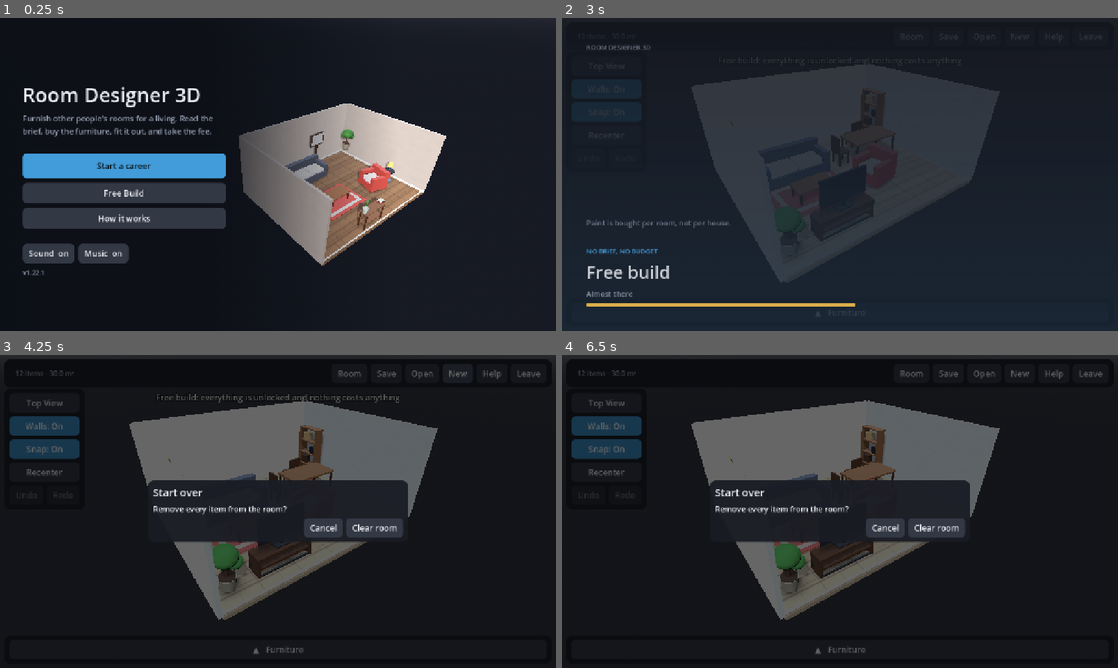
Above: before the commit, frames 1-4 (two rows, left to right).
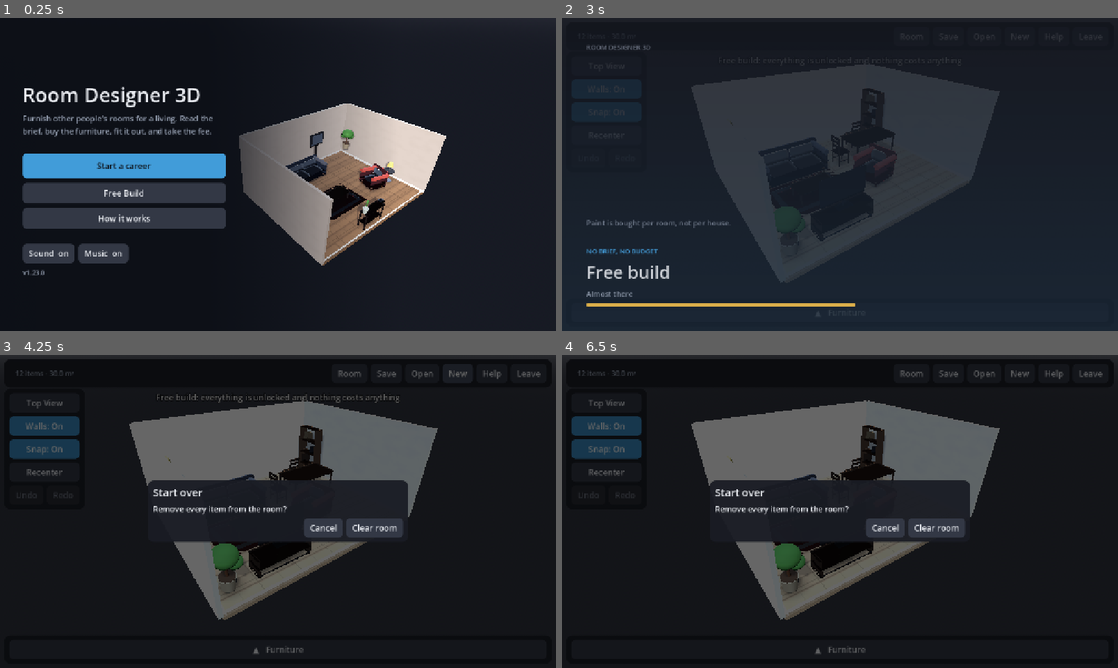
Above: after the commit, the same moments.

Repository: trakyalilter/three_d_design
Game: Godot game, scene res://scenes/main.tscn
The game is run twice, just before and just after one commit, with the same random seed, the same clock (stepped at 60 frames per second) and the same inputs.
Inputs:
- Up to frame 1 (0.25 s): no input
- Up to frame 2 (3 s): click "Start a career" at 0.5 s; click "Stock" at 1.25 s; click "City" at 2 s; click "Free Build" at 2.75 s
- Up to frame 3 (4.25 s): click "New" at 3.5 s
- Up to frame 4 (6.5 s): click "New" at 4.25 s; click "Room" at 5 s; click "Open" at 5.75 s

The runs differ from the first frame. In frame 1, 1.4% of the frame differs, in the area x 6-71%, y 35-83%; in frame 2, 1.6%, in the area x 36-60%, y 22-72%; in frame 3, 1.6%; in frame 4, 1.6%.

Commit message:
Take the hard edges off every piece in the catalogue
Everything in the game was a plain box, and a room of plain boxes reads as
a room of crates. The reason is lighting rather than detail: a hard
ninety-degree edge puts two faces at right angles with nothing between
them, so no edge in the room ever catches a highlight and every piece
comes out flat.

scripts/world/prim.gd builds the shapes now, and offers three things on
top of a box:

- bevel, a couple of millimetres off each edge — the chamfer a real piece
  of furniture has anyway, and a lit rim for it. Every one of the 167
  pieces gets this without a line of catalogue changing.
- soft, which rounds the edge much further and shades it as a curve
  instead of a facet. That is the difference between a cushion and a
  block.
- taper, which narrows a part towards the floor, and is most of what
  makes a leg read as a leg.

The chamfer is cut inside the box and a taper only ever narrows it, so
every piece measures exactly what it measured before and nothing that
places, stacks, prices or picks furniture had to change.

Then the shared builders, which between them are most of what stands in a
finished room:

- a sofa is one body rather than a stack of slabs, with rolled arms, back
  cushions over the seat cushions, and turned feet. Loveseat and armchair
  are the same model at two other widths.
- a bed has a panelled headboard between two posts, a duvet folded back
  off the pillows, and the mattress down inside the rails.
- a table has apron rails under the top and legs that narrow to the floor.
- a chair has a slatted back between two uprights and stretchers between
  its legs, in place of a seat slab and a back slab.

Two things found on the way:

- MeshBuilder welds a piece's parts together with append_from, and mixing
  an indexed source with a plain one there loses whichever went in first.
  Prim indexes what it builds, like every mesh Godot builds itself.
- a rotated part was measured as a cube of its longest axis, which made a
  tilted shelf half a metre wider than it is. It is measured turned now.

About 400 triangles a piece: a furnished room comes to sixteen thousand.

Co-Authored-By: Claude Opus 5 <noreply@anthropic.com>
Claude-Session: https://claude.ai/code/session_01YMH97cUf6dq31iG21oXLDc

Diff:
--- a/project.godot
+++ b/project.godot
@@ -11,7 +11,7 @@
 [application]
 
 config/name="Room Designer 3D"
-config/version="1.22.1"
+config/version="1.23.0"
 run/main_scene="res://scenes/main.tscn"
 config/quit_on_go_back=false
 config/features=PackedStringArray("4.5", "Mobile")
--- a/scripts/data/catalog.gd
+++ b/scripts/data/catalog.gd
@@ -376,14 +376,7 @@
 		"id": "chair", "name": "Chair", "category": "Dining",
 		"price": 90, "level": 1,
 		"tint": Color(0.33, 0.21, 0.13),
-		"parts": [
-			{"shape": "box", "size": Vector3(0.44, 0.05, 0.44), "pos": Vector3(0, 0.44, 0), "mat": "tint"},
-			{"shape": "box", "size": Vector3(0.44, 0.52, 0.05), "pos": Vector3(0, 0.72, -0.195), "mat": "tint"},
-			{"shape": "box", "size": Vector3(0.05, 0.44, 0.05), "pos": Vector3(-0.18, 0.22, -0.17), "mat": "wood_dark"},
-			{"shape": "box", "size": Vector3(0.05, 0.44, 0.05), "pos": Vector3(0.18, 0.22, -0.17), "mat": "wood_dark"},
-			{"shape": "box", "size": Vector3(0.05, 0.44, 0.05), "pos": Vector3(-0.18, 0.22, 0.17), "mat": "wood_dark"},
-			{"shape": "box", "size": Vector3(0.05, 0.44, 0.05), "pos": Vector3(0.18, 0.22, 0.17), "mat": "wood_dark"},
-		],
+		"parts": _chair(),
 	})
 	_add({
 		"id": "bar_stool", "name": "Bar Stool", "category": "Dining",
@@ -1062,80 +1055,180 @@
 
 # ------------------------------------------------------------------ helpers
 
+## Sofa, loveseat and armchair are the same piece at three widths, so this is
+## the model most often standing in a finished room. Everything upholstered is
+## marked soft, which rounds it and shades it as fabric rather than as board.
 func _sofa(width: float, depth: float) -> Array:
 	var half := width * 0.5
-	var arm := 0.17
+	var arm := 0.18
 	var seat_w: float = width - arm * 2.0
+	var half_d := depth * 0.5
 	var parts: Array = [
-		{"shape": "box", "size": Vector3(width, 0.32, depth), "pos": Vector3(0, 0.22, 0), "mat": "tint"},
-		{"shape": "box", "size": Vector3(width, 0.58, 0.22), "pos": Vector3(0, 0.62, -depth * 0.5 + 0.11), "mat": "tint"},
-		{"shape": "box", "size": Vector3(arm, 0.34, depth), "pos": Vector3(-half + arm * 0.5, 0.55, 0), "mat": "tint"},
-		{"shape": "box", "size": Vector3(arm, 0.34, depth), "pos": Vector3(half - arm * 0.5, 0.55, 0), "mat": "tint"},
+		# One body, not a stack of slabs: the base, the arms and the back all
+		# run into each other, which is what makes the thing read as upholstery
+		# rather than as a crate with a cushion in it.
+		{"shape": "box", "size": Vector3(width - 0.04, 0.24, depth - 0.03),
+			"pos": Vector3(0, 0.24, 0), "mat": "tint", "soft": true, "bevel": 0.045},
+		# The back, leaning away from the seat the way a back does.
+		{"shape": "box", "size": Vector3(width, 0.56, 0.18),
+			"pos": Vector3(0, 0.64, -half_d + 0.12), "rot": Vector3(-7, 0, 0),
+			"mat": "tint", "soft": true, "bevel": 0.055},
 	]
-	# Seat cushions: one per ~0.7 m of usable width.
+	# Rolled arms: a soft block that runs down into the base, with a bolster
+	# along the top of it.
+	for sx in [-1.0, 1.0]:
+		parts.append({"shape": "box", "size": Vector3(arm, 0.42, depth - 0.05),
+			"pos": Vector3(sx * (half - arm * 0.5), 0.50, 0),
+			"mat": "tint", "soft": true, "bevel": 0.055})
+		parts.append({"shape": "cyl", "size": Vector3(arm * 0.5, depth - 0.05, arm * 0.5),
+			"pos": Vector3(sx * (half - arm * 0.5), 0.71, 0),
+			"rot": Vector3(90, 0, 0), "mat": "tint"})
+
+	# Seat cushions: one per ~0.7 m of usable width, with a back cushion over
+	# each of them.
 	var cushions: int = maxi(1, int(round(seat_w / 0.72)))
 	var cw: float = (seat_w - 0.04 * (cushions + 1)) / float(cushions)
 	for i in cushions:
 		var cx: float = -seat_w * 0.5 + 0.04 * (i + 1) + cw * (i + 0.5)
 		parts.append({
-			"shape": "box",
-			"size": Vector3(cw, 0.16, depth - 0.26),
-			"pos": Vector3(cx, 0.46, 0.06),
-			"mat": "white",
+			"shape": "box", "size": Vector3(cw, 0.16, depth - 0.24),
+			"pos": Vector3(cx, 0.44, 0.05), "mat": "white",
+			"soft": true, "bevel": 0.07,
 		})
+		parts.append({
+			"shape": "box", "size": Vector3(cw, 0.33, 0.15),
+			"pos": Vector3(cx, 0.69, -half_d + 0.26), "rot": Vector3(-9, 0, 0),
+			"mat": "white", "soft": true, "bevel": 0.065,
+		})
+	# Turned feet, narrowing towards the floor. They run up into the plinth
+	# rather than meeting it face to face, which would flicker.
 	for sx in [-1.0, 1.0]:
 		for sz in [-1.0, 1.0]:
 			parts.append({
 				"shape": "cyl",
-				"size": Vector3(0.03, 0.06, 0.03),
-				"pos": Vector3(sx * (half - 0.12), 0.03, sz * (depth * 0.5 - 0.12)),
+				"size": Vector3(0.036, 0.14, 0.022),
+				"pos": Vector3(sx * (half - 0.14), 0.07, sz * (half_d - 0.14)),
 				"mat": "wood_dark",
 			})
 	return parts
 
 
+## The mattress and everything on it is soft; the frame around it is not. The
+## headboard is panelled rather than a single slab, which is most of what makes
+## a bed look made rather than assembled.
 func _bed(width: float, length: float) -> Array:
 	var hw := width * 0.5
 	var hl := length * 0.5
 	var parts: Array = [
-		{"shape": "box", "size": Vector3(width, 0.30, length), "pos": Vector3(0, 0.16, 0), "mat": "wood_dark"},
-		{"shape": "box", "size": Vector3(width - 0.06, 0.24, length - 0.06), "pos": Vector3(0, 0.42, 0), "mat": "white"},
-		{"shape": "box", "size": Vector3(width, 0.78, 0.08), "pos": Vector3(0, 0.60, -hl - 0.04), "mat": "wood_dark"},
-		{"shape": "box", "size": Vector3(width - 0.06, 0.07, length * 0.62), "pos": Vector3(0, 0.56, hl * 0.36), "mat": "tint"},
+		# A rail round the outside with the mattress sitting down inside it.
+		{"shape": "box", "size": Vector3(width, 0.26, length),
+			"pos": Vector3(0, 0.19, 0), "mat": "wood_dark"},
+		{"shape": "box", "size": Vector3(width - 0.10, 0.22, length - 0.10),
+			"pos": Vector3(0, 0.43, 0), "mat": "white", "soft": true, "bevel": 0.05},
+		# The headboard: two uprights and a panel between them.
+		{"shape": "box", "size": Vector3(width, 0.16, 0.09),
+			"pos": Vector3(0, 0.92, -hl - 0.045), "mat": "wood_dark"},
+		{"shape": "box", "size": Vector3(width - 0.14, 0.56, 0.05),
+			"pos": Vector3(0, 0.60, -hl - 0.04), "mat": "tint"},
+		_head_post(hw, hl, -1.0),
+		_head_post(hw, hl, 1.0),
+		# The duvet, folded back off the pillows.
+		{"shape": "box", "size": Vector3(width - 0.04, 0.10, length * 0.60),
+			"pos": Vector3(0, 0.58, hl * 0.38), "mat": "tint", "soft": true, "bevel": 0.045},
+		{"shape": "box", "size": Vector3(width - 0.04, 0.06, 0.16),
+			"pos": Vector3(0, 0.61, hl * 0.38 - length * 0.30), "mat": "white",
+			"soft": true, "bevel": 0.028},
 	]
 	var pillow_w: float = minf(0.62, width * 0.46)
-	if width > 1.2:
-		parts.append({"shape": "box", "size": Vector3(pillow_w, 0.14, 0.34), "pos": Vector3(-width * 0.24, 0.60, -hl + 0.30), "mat": "white"})
-		parts.append({"shape": "box", "size": Vector3(pillow_w, 0.14, 0.34), "pos": Vector3(width * 0.24, 0.60, -hl + 0.30), "mat": "white"})
-	else:
-		parts.append({"shape": "box", "size": Vector3(pillow_w, 0.14, 0.34), "pos": Vector3(0, 0.60, -hl + 0.30), "mat": "white"})
+	var pillows: Array = [-width * 0.24, width * 0.24] if width > 1.2 else [0.0]
+	for px: float in pillows:
+		parts.append({"shape": "box", "size": Vector3(pillow_w, 0.15, 0.36),
+			"pos": Vector3(px, 0.61, -hl + 0.32), "rot": Vector3(-6, 0, 0),
+			"mat": "white", "soft": true, "bevel": 0.07})
 	for sx in [-1.0, 1.0]:
 		for sz in [-1.0, 1.0]:
 			parts.append({
 				"shape": "box",
-				"size": Vector3(0.07, 0.06, 0.07),
+				"size": Vector3(0.08, 0.06, 0.08),
 				"pos": Vector3(sx * (hw - 0.07), 0.03, sz * (hl - 0.07)),
 				"mat": "dark",
+				"taper": Vector2(0.7, 0.7),
 			})
 	return parts
 
 
+## One post of a headboard, standing a little proud of the panel.
+func _head_post(hw: float, hl: float, sx: float) -> Dictionary:
+	return {
+		"shape": "box", "size": Vector3(0.09, 0.72, 0.09),
+		"pos": Vector3(sx * (hw - 0.045), 0.64, -hl - 0.045), "mat": "wood_dark",
+	}
+
+
+## A dining chair. It was a seat slab, a back slab and four posts, which is
+## about as plain as a shape gets: this one has a slatted back between two
+## uprights, stretchers between the legs, and legs that narrow to the floor.
+func _chair() -> Array:
+	var parts: Array = [
+		{"shape": "box", "size": Vector3(0.44, 0.055, 0.44),
+			"pos": Vector3(0, 0.442, 0), "mat": "tint", "bevel": 0.014},
+		# The top rail, and two slats under it with daylight between them.
+		{"shape": "box", "size": Vector3(0.44, 0.075, 0.055),
+			"pos": Vector3(0, 0.945, -0.195), "mat": "tint", "bevel": 0.016},
+		{"shape": "box", "size": Vector3(0.34, 0.085, 0.035),
+			"pos": Vector3(0, 0.815, -0.195), "mat": "tint"},
+		{"shape": "box", "size": Vector3(0.34, 0.085, 0.035),
+			"pos": Vector3(0, 0.665, -0.195), "mat": "tint"},
+	]
+	for sx in [-1.0, 1.0]:
+		# The back legs run on up to become the uprights of the back.
+		parts.append({"shape": "box", "size": Vector3(0.05, 0.985, 0.05),
+			"pos": Vector3(sx * 0.185, 0.492, -0.195), "mat": "wood_dark",
+			"taper": Vector2(0.66, 0.66)})
+		parts.append({"shape": "box", "size": Vector3(0.05, 0.45, 0.05),
+			"pos": Vector3(sx * 0.185, 0.225, 0.17), "mat": "wood_dark",
+			"taper": Vector2(0.66, 0.66)})
+		# A stretcher down each side, low, where a chair really has one.
+		parts.append({"shape": "box", "size": Vector3(0.032, 0.032, 0.33),
+			"pos": Vector3(sx * 0.185, 0.16, -0.012), "mat": "wood_dark"})
+	return parts
+
+
+## A top on four legs, with the apron rails that stop it reading as a slab on
+## sticks. The legs narrow towards the floor, which is what says furniture
+## rather than trestle.
 func _table(width: float, depth: float, height: float, top: float) -> Array:
+	var clear: float = height - top
 	var parts: Array = [
-		{"shape": "box", "size": Vector3(width, top, depth), "pos": Vector3(0, height - top * 0.5, 0), "mat": "tint"},
+		{"shape": "box", "size": Vector3(width, top, depth),
+			"pos": Vector3(0, height - top * 0.5, 0), "mat": "tint", "bevel": 0.018},
 	]
 	var leg := 0.06
+	var inset: float = leg
+	# Rails under the top, set in from the edge on all four sides.
+	if clear > 0.22:
+		var rail: float = minf(0.07, clear * 0.4)
+		for sx in [-1.0, 1.0]:
+			parts.append({"shape": "box",
+				"size": Vector3(leg * 0.6, rail, depth - inset * 3.4),
+				"pos": Vector3(sx * (width * 0.5 - inset * 1.3), height - top - rail * 0.6, 0),
+				"mat": "wood_dark"})
+			parts.append({"shape": "box",
+				"size": Vector3(width - inset * 3.4, rail, leg * 0.6),
+				"pos": Vector3(0, height - top - rail * 0.6, sx * (depth * 0.5 - inset * 1.3)),
+				"mat": "wood_dark"})
 	for sx in [-1.0, 1.0]:
 		for sz in [-1.0, 1.0]:
 			parts.append({
 				"shape": "box",
-				"size": Vector3(leg, height - top, leg),
+				"size": Vector3(leg, clear, leg),
 				"pos": Vector3(
 					sx * (width * 0.5 - leg),
-					(height - top) * 0.5,
+					clear * 0.5,
 					sz * (depth * 0.5 - leg)
 				),
 				"mat": "wood_dark",
+				"taper": Vector2(0.68, 0.68),
 			})
 	return parts
 
@@ -1178,9 +1271,16 @@
 			_:
 				half = size * 0.5
 		if part.has("rot"):
-			# Conservative: rotated parts get a bounding cube of their longest axis.
-			var m: float = maxf(half.x, maxf(half.y, half.z))
-			half = Vector3(m, m, m)
+			# A rotated part used to be given a bounding cube of its longest
+			# axis, which turned a tilted shelf into a piece half a metre wider
+			# than it is. Turn the box and measure what it actually covers.
+			var r: Vector3 = part["rot"]
+			var basis := Basis.from_euler(Vector3(
+				deg_to_rad(r.x), deg_to_rad(r.y), deg_to_rad(r.z)))
+			half = Vector3(
+				absf(basis.x.x) * half.x + absf(basis.y.x) * half.y + absf(basis.z.x) * half.z,
+				absf(basis.x.y) * half.x + absf(basis.y.y) * half.y + absf(basis.z.y) * half.z,
+				absf(basis.x.z) * half.x + absf(basis.y.z) * half.y + absf(basis.z.z) * half.z)
 		var pos: Vector3 = part["pos"]
 		lo = Vector3(minf(lo.x, pos.x - half.x), minf(lo.y, pos.y - half.y), minf(lo.z, pos.z - half.z))
 		hi = Vector3(maxf(hi.x, pos.x + half.x), maxf(hi.y, pos.y + half.y), maxf(hi.z, pos.z + half.z))
--- a/scripts/world/mesh_builder.gd
+++ b/scripts/world/mesh_builder.gd
@@ -55,28 +55,23 @@
 	return result
 
 
+## Every part is a box unless it says otherwise, and every box has its edges
+## taken off — see Prim for why that one change does most of the work. A part
+## may ask for more: `soft` for upholstery, `taper` for a leg, `bevel` to set
+## the chamfer itself.
 static func _primitive_for(part: Dictionary) -> Mesh:
 	var size: Vector3 = part["size"]
 	match str(part.get("shape", "box")):
 		"cyl":
-			var cyl := CylinderMesh.new()
-			cyl.top_radius = size.x
-			cyl.bottom_radius = size.z
-			cyl.height = size.y
-			cyl.radial_segments = 16
-			cyl.rings = 0
-			return cyl
+			return Prim.cylinder(size)
 		"sphere":
-			var sphere := SphereMesh.new()
-			sphere.radius = size.x
-			sphere.height = size.y
-			sphere.radial_segments = 12
-			sphere.rings = 6
-			return sphere
+			return Prim.sphere(size)
 		_:
-			var box := BoxMesh.new()
-			box.size = size
-			return box
+			var soft := bool(part.get("soft", false))
+			return Prim.box(size,
+				float(part.get("bevel", Prim.SOFT_BEVEL if soft else Prim.DEFAULT_BEVEL)),
+				soft,
+				part.get("taper", Vector2.ONE))
 
 
 static func _transform_for(part: Dictionary) -> Transform3D:
--- /dev/null
+++ b/scripts/world/prim.gd
@@ -0,0 +1,189 @@
+class_name Prim
+extends RefCounted
+## The shapes a piece of furniture is built out of.
+##
+## Everything in the catalogue used to be a plain BoxMesh, and a room of plain
+## boxes reads as a room of crates. The reason is lighting, not detail: a hard
+## ninety-degree edge puts two faces at right angles and nothing sits between
+## them, so no edge in the room ever catches a highlight and every piece comes
+## out flat. Taking a couple of millimetres off each edge — which is what a real
+## piece of furniture has anyway — gives every one of them a lit rim.
+##
+## Three things are offered on top of a box:
+##
+##   bevel  how much is cut off each edge, in metres
+##   soft   shades that cut smoothly rather than as a facet, which is the
+##          difference between a cushion and a block
+##   taper  narrows the top of the box, which is what makes a leg a leg
+##
+## The chamfer is cut *inside* the box, and a taper only ever narrows it, so a
+## piece's extents come out exactly as they were. Everything that measures,
+## places, stacks, prices or picks furniture is unaffected by any of this.
+
+## What comes off an edge when nothing else is asked for. Small enough to read
+## as a manufactured edge rather than as a rounded-over toy.
+const DEFAULT_BEVEL := 0.012
+
+## How much comes off something upholstered, unless the part says otherwise.
+const SOFT_BEVEL := 0.06
+
+
+## A box with its edges taken off.
+static func box(size: Vector3, bevel: float = DEFAULT_BEVEL, soft: bool = false,
+		taper: Vector2 = Vector2.ONE) -> Mesh:
+	var h: Vector3 = size.abs() * 0.5
+	var smallest: float = minf(minf(h.x, h.y), h.z)
+	var b: float = clampf(bevel, 0.0, smallest * 0.85)
+	if b < 0.0006:
+		var plain := BoxMesh.new()
+		plain.size = size
+		return plain
+
+	var a := Vector3(h.x - b, h.y - b, h.z - b)
+	var tool := SurfaceTool.new()
+	tool.begin(Mesh.PRIMITIVE_TRIANGLES)
+
+	# The six faces, each inset by the chamfer. Taking the two other axes in
+	# cyclic order makes the corners come out wound anticlockwise from outside.
+	for axis in 3:
+		var i := (axis + 1) % 3
+		var j := (axis + 2) % 3
+		for s in [-1.0, 1.0]:
+			var out := Vector3.ZERO
+			out[axis] = s
+			var corners: Array[Vector2] = [
+				Vector2(-1, -1), Vector2(1, -1), Vector2(1, 1), Vector2(-1, 1)]
+			var quad: Array[Vector3] = []
+			for corner in corners:
+				var p := Vector3.ZERO
+				p[axis] = s * h[axis]
+				p[i] = corner.x * a[i]
+				p[j] = corner.y * a[j]
+				quad.append(p)
+			_quad(tool, quad, out, a, h, soft, taper, size.y)
+
+	# The twelve edges, one band each, running along axis k.
+	for k in 3:
+		var i := (k + 1) % 3
+		var j := (k + 2) % 3
+		for si in [-1.0, 1.0]:
+			for sj in [-1.0, 1.0]:
+				var out := Vector3.ZERO
+				out[i] = si
+				out[j] = sj
+				out = out.normalized()
+				var quad: Array[Vector3] = []
+				for step: Array in [[h[i], a[j], -a[k]], [h[i], a[j], a[k]],
+						[a[i], h[j], a[k]], [a[i], h[j], -a[k]]]:
+					var p := Vector3.ZERO
+					p[i] = si * float(step[0])
+					p[j] = sj * float(step[1])
+					p[k] = float(step[2])
+					quad.append(p)
+				_quad(tool, quad, out, a, h, soft, taper, size.y)
+
+	# And the eight corners, a triangle apiece.
+	for sx in [-1.0, 1.0]:
+		for sy in [-1.0, 1.0]:
+			for sz in [-1.0, 1.0]:
+				var s := Vector3(sx, sy, sz)
+				var tri: Array[Vector3] = [
+					Vector3(sx * h.x, sy * a.y, sz * a.z),
+					Vector3(sx * a.x, sy * h.y, sz * a.z),
+					Vector3(sx * a.x, sy * a.y, sz * h.z),
+				]
+				_tri(tool, tri, s.normalized(), a, h, soft, taper, size.y)
+
+	# Indexed, like every mesh Godot builds itself. MeshBuilder welds a piece's
+	# parts together with append_from, and mixing an indexed source with a plain
+	# one there loses whichever went in first.
+	tool.index()
+	tool.generate_tangents()
+	return tool.commit()
+
+
+## A cylinder. The catalogue's own convention: x is the radius at the top and z
+## the radius at the bottom, so one shape covers posts, legs and lampshades.
+static func cylinder(size: Vector3, segments: int = 20) -> Mesh:
+	var cyl := CylinderMesh.new()
+	cyl.top_radius = size.x
+	cyl.bottom_radius = size.z
+	cyl.height = size.y
+	cyl.radial_segments = maxi(segments, 6)
+	cyl.rings = 0
+	return cyl
+
+
+static func sphere(size: Vector3) -> Mesh:
+	var ball := SphereMesh.new()
+	ball.radius = size.x
+	ball.height = size.y
+	ball.radial_segments = 16
+	ball.rings = 8
+	return ball
+
+
+# ------------------------------------------------------------------ the welding
+
+## One quad, wound so it faces `out` whichever order the corners arrived in.
+static func _quad(tool: SurfaceTool, points: Array[Vector3], out: Vector3,
+		a: Vector3, h: Vector3, soft: bool, taper: Vector2, tall: float) -> void:
+	var p: Array[Vector3] = []
+	for point in points:
+		p.append(_pull(point, taper, h.y, tall))
+	if (p[1] - p[0]).cross(p[2] - p[0]).dot(out) < 0.0:
+		p.reverse()
+		points = points.duplicate()
+		points.reverse()
+	_vertex(tool, p[0], points[0], out, a, soft)
+	_vertex(tool, p[1], points[1], out, a, soft)
+	_vertex(tool, p[2], points[2], out, a, soft)
+	_vertex(tool, p[0], points[0], out, a, soft)
+	_vertex(tool, p[2], points[2], out, a, soft)
+	_vertex(tool, p[3], points[3], out, a, soft)
+
+
+static func _tri(tool: SurfaceTool, points: Array[Vector3], out: Vector3,
+		a: Vector3, h: Vector3, soft: bool, taper: Vector2, tall: float) -> void:
+	var p: Array[Vector3] = []
+	for point in points:
+		p.append(_pull(point, taper, h.y, tall))
+	if (p[1] - p[0]).cross(p[2] - p[0]).dot(out) < 0.0:
+		p.reverse()
+		points = points.duplicate()
+		points.reverse()
+	for index in 3:
+		_vertex(tool, p[index], points[index], out, a, soft)
+
+
+## Narrows the foot of the box: `taper` is how wide the bottom is as a fraction
+## of the top. Nothing is ever pushed outwards, so a tapered part still measures
+## exactly the size it declared. A part that wants to be wider at the top says
+## so with its size and takes the bottom in.
+static func _pull(p: Vector3, taper: Vector2, half_tall: float, tall: float) -> Vector3:
+	if is_equal_approx(taper.x, 1.0) and is_equal_approx(taper.y, 1.0):
+		return p
+	var up: float = clampf((p.y + half_tall) / maxf(tall, 0.0001), 0.0, 1.0)
+	return Vector3(
+		p.x * lerpf(clampf(taper.x, 0.02, 1.0), 1.0, up),
+		p.y,
+		p.z * lerpf(clampf(taper.y, 0.02, 1.0), 1.0, up))
+
+
+## `square` is where the point sat before the taper, which is what the normal
+## has to be worked out from: on a soft box it is the direction out of the core,
+## which is what makes the chamfer shade as a curve rather than as a facet.
+static func _vertex(tool: SurfaceTool, at: Vector3, square: Vector3, flat: Vector3,
+		a: Vector3, soft: bool) -> void:
+	var normal := flat
+	if soft:
+		var core := Vector3(
+			clampf(square.x, -a.x, a.x),
+			clampf(square.y, -a.y, a.y),
+			clampf(square.z, -a.z, a.z))
+		var away := square - core
+		if away.length_squared() > 0.000001:
+			normal = away.normalized()
+	tool.set_normal(normal)
+	tool.set_uv(Vector2(at.x + at.z, -at.y))
+	tool.add_vertex(at)
Not shown, changed: export_presets.cfg
Not shown, added: scripts/world/prim.gd.uid
Not shown, changed: README.md
